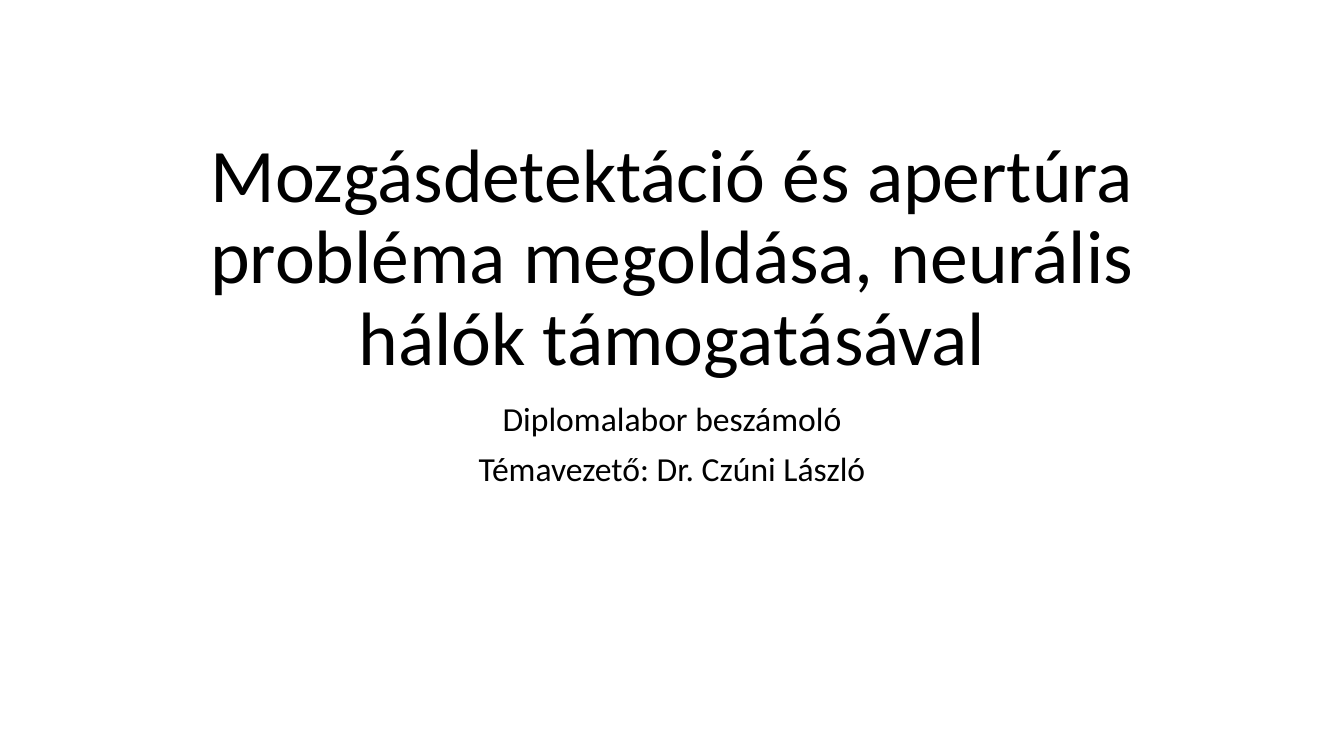
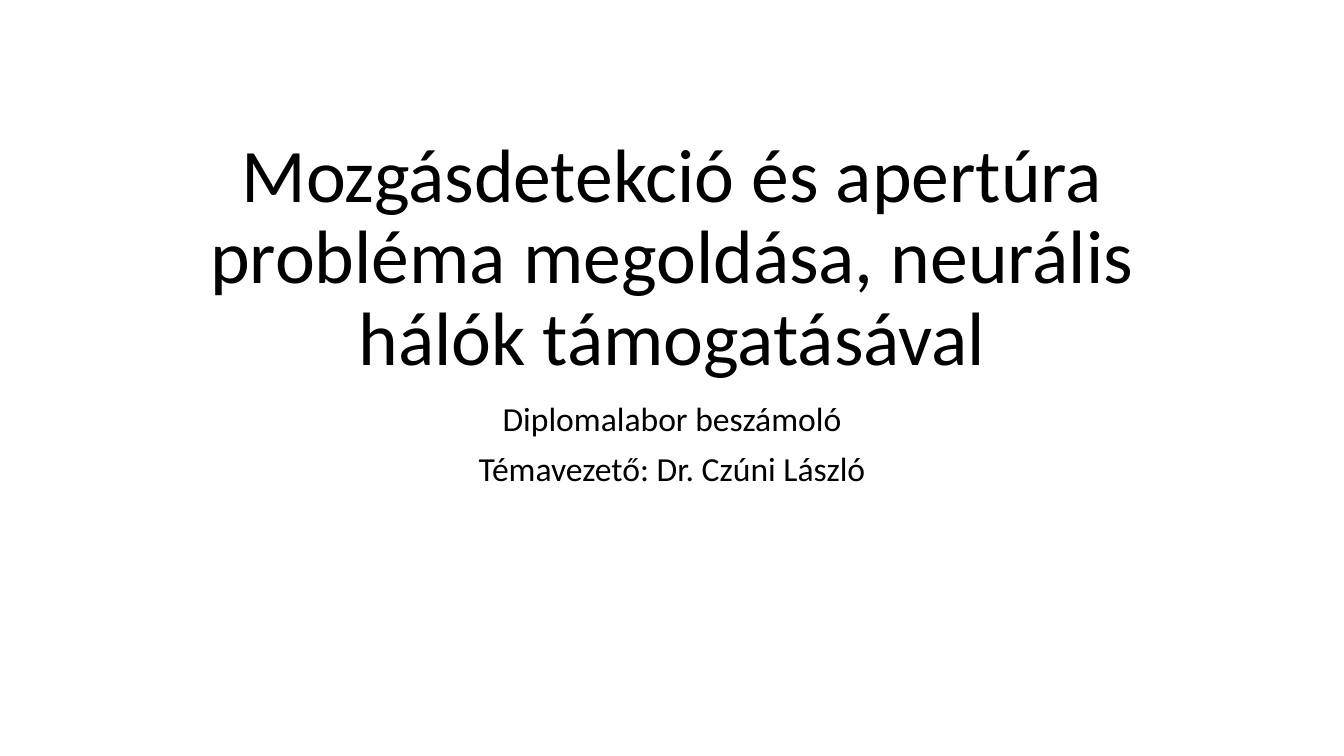
Before and after one commit to koojozsef/Szakdolgozat_PE, a slide deck: slide 1 of 01_doc/presentation.pptx. Drawn at 1344x756 pixels with LibreOffice and Linux fonts; fonts in the diff are those of the drawing. Boxes give left, top, right and bottom in pixels: in the first picture for what was removed or moved away, otherwise in the second. Text is boxed around its words. In the diff, an @@ line names an element or a change of style, - is before the commit and + after.

```diff
--- a/01_doc/presentation.pptx
+++ b/01_doc/presentation.pptx
@@ title at box(210, 149, 1133, 378): text changed @@
-Mozgásdetektáció és apertúra probléma megoldása, neurális hálók támogatásával
+Mozgásdetekció és apertúra probléma megoldása, neurális hálók támogatásával
```
Also in this commit, not shown: 1 other slide changed, 3 slides added, 2 other files.
